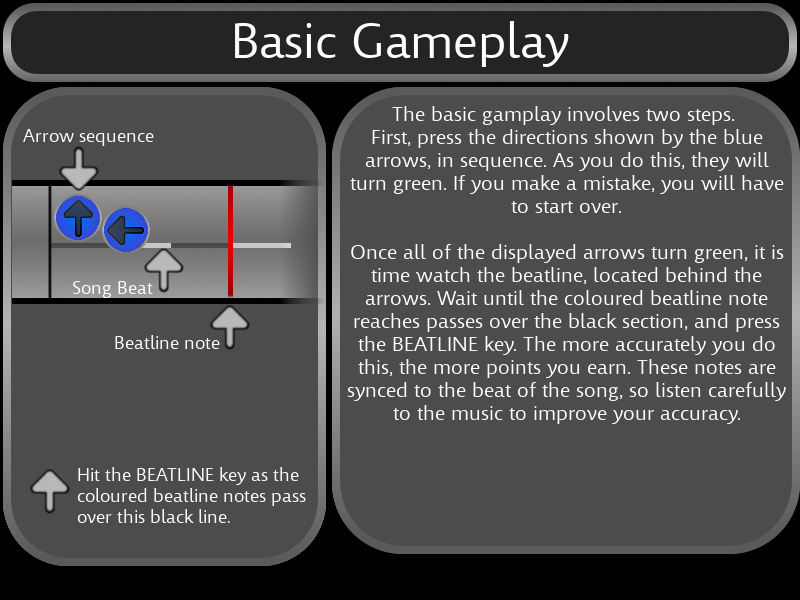
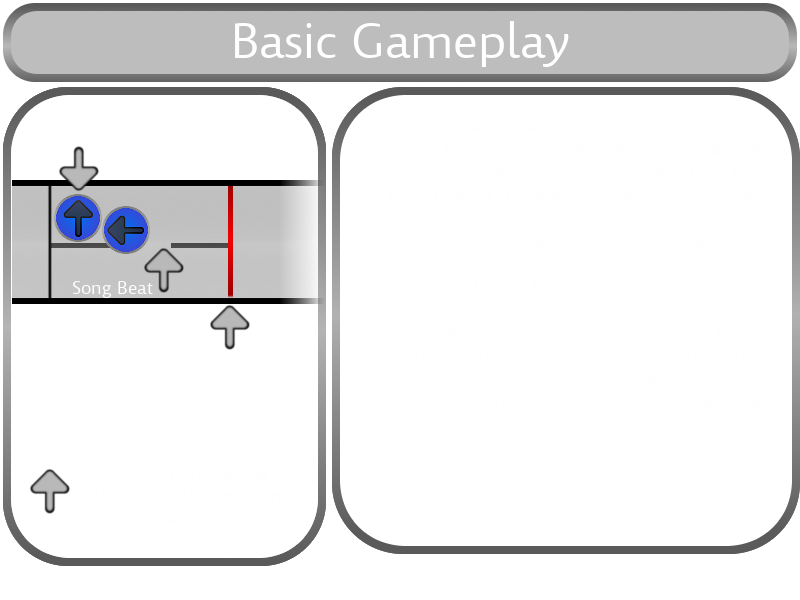
Revision of a layered 800 x 600 image; what changed, layer by layer:
renamed "The basic gamplay involves two..." to "The basic gameplay involves tw...", moved it above "Basic Gameplay", painted on it over box(347, 106, 786, 424)
hid "Back" over box(0, 0, 800, 600)
